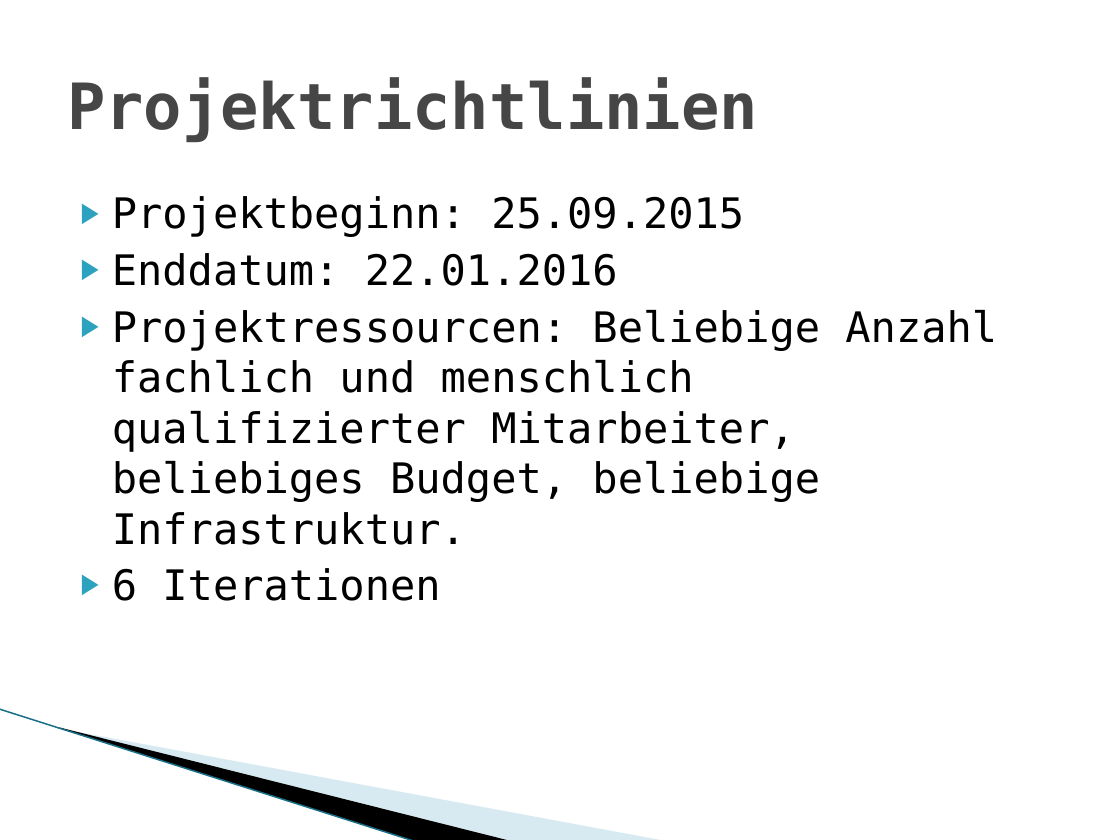
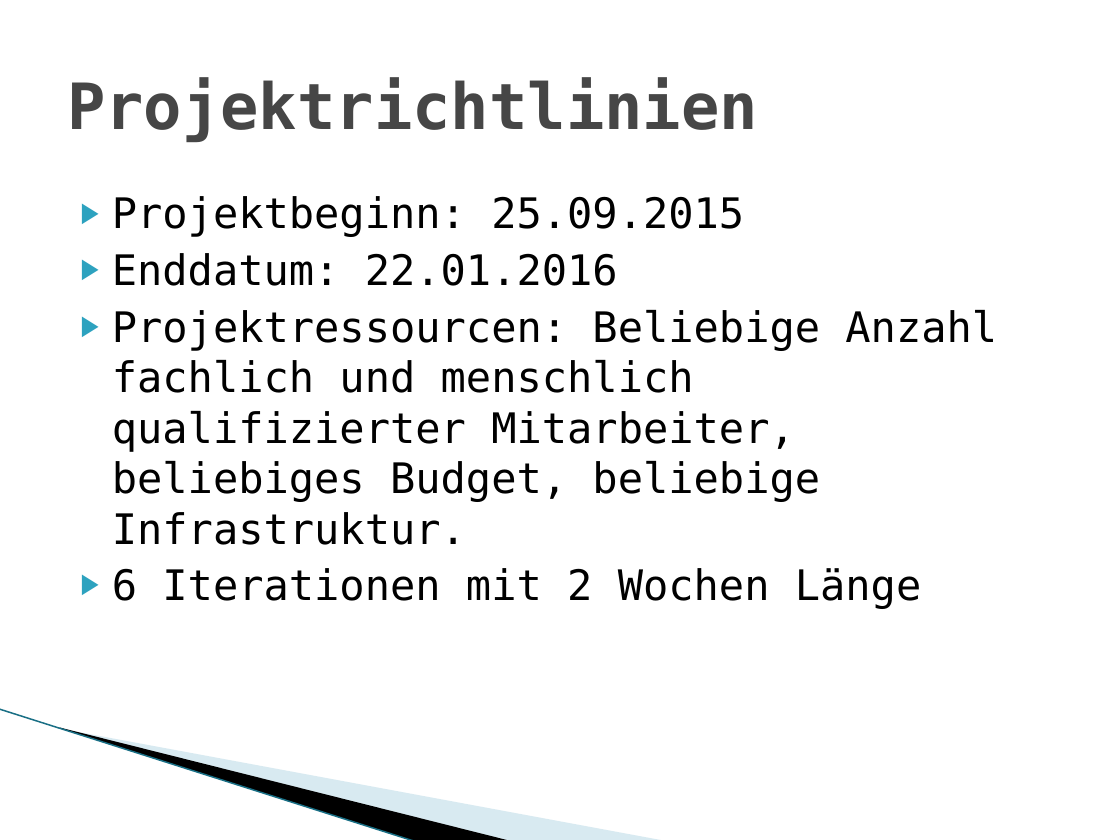
Before and after one commit to MarwinPhilips/ch.bfh.btx8081.w2015.schwarz, a slide deck: slide 10 of Documents/Task 1/Task 1 Introduction to the MHC-PMS, First.pptx. Drawn at 1120x840 pixels with LibreOffice and Linux fonts; fonts in the diff are those of the drawing; background and template pictures are left out. Boxes give left, top, right and bottom in pixels: in the first picture for what was removed or moved away, otherwise in the second. Text is boxed around its words. In the diff, an @@ line names an element or a change of style, - is before the commit and + after.

Commit message:
Modification for Iteration 5

```diff
--- a/Documents/Task 1/Task 1 Introduction to the MHC-PMS, First.pptx
+++ b/Documents/Task 1/Task 1 Introduction to the MHC-PMS, First.pptx
@@ text at (112, 568, 921, 609): text changed @@
-▶ 6 Iterationen
+▶ 6 Iterationen mit 2 Wochen Länge
```
Also in this commit, not shown: 2 other slides changed.
